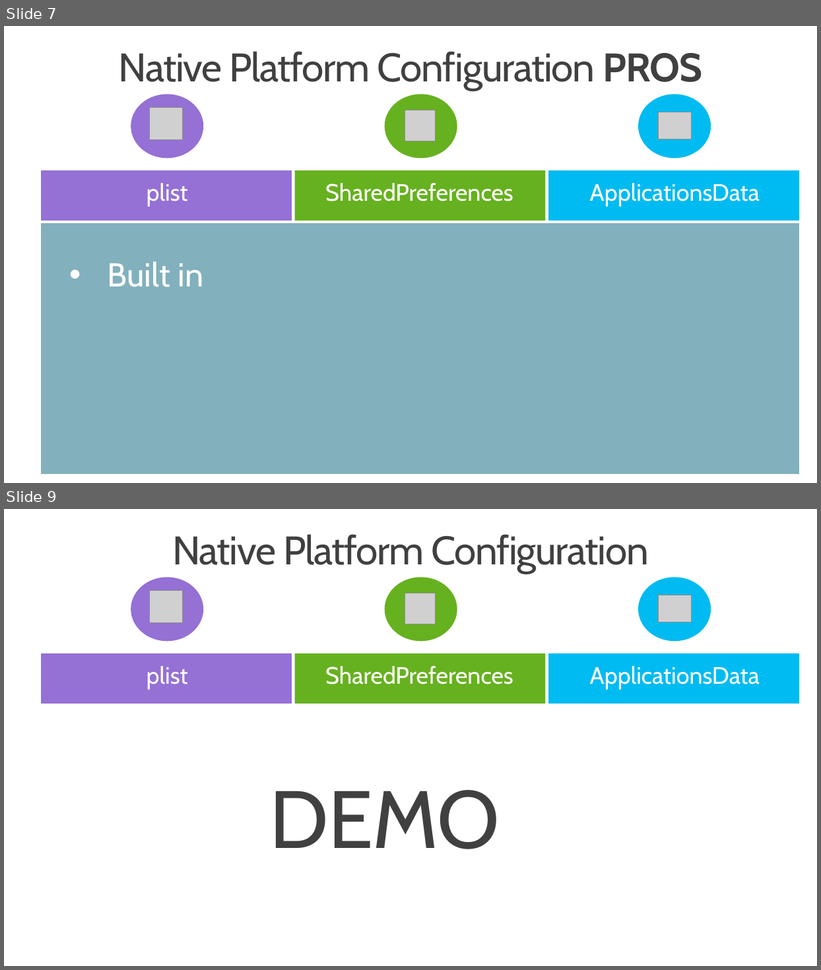
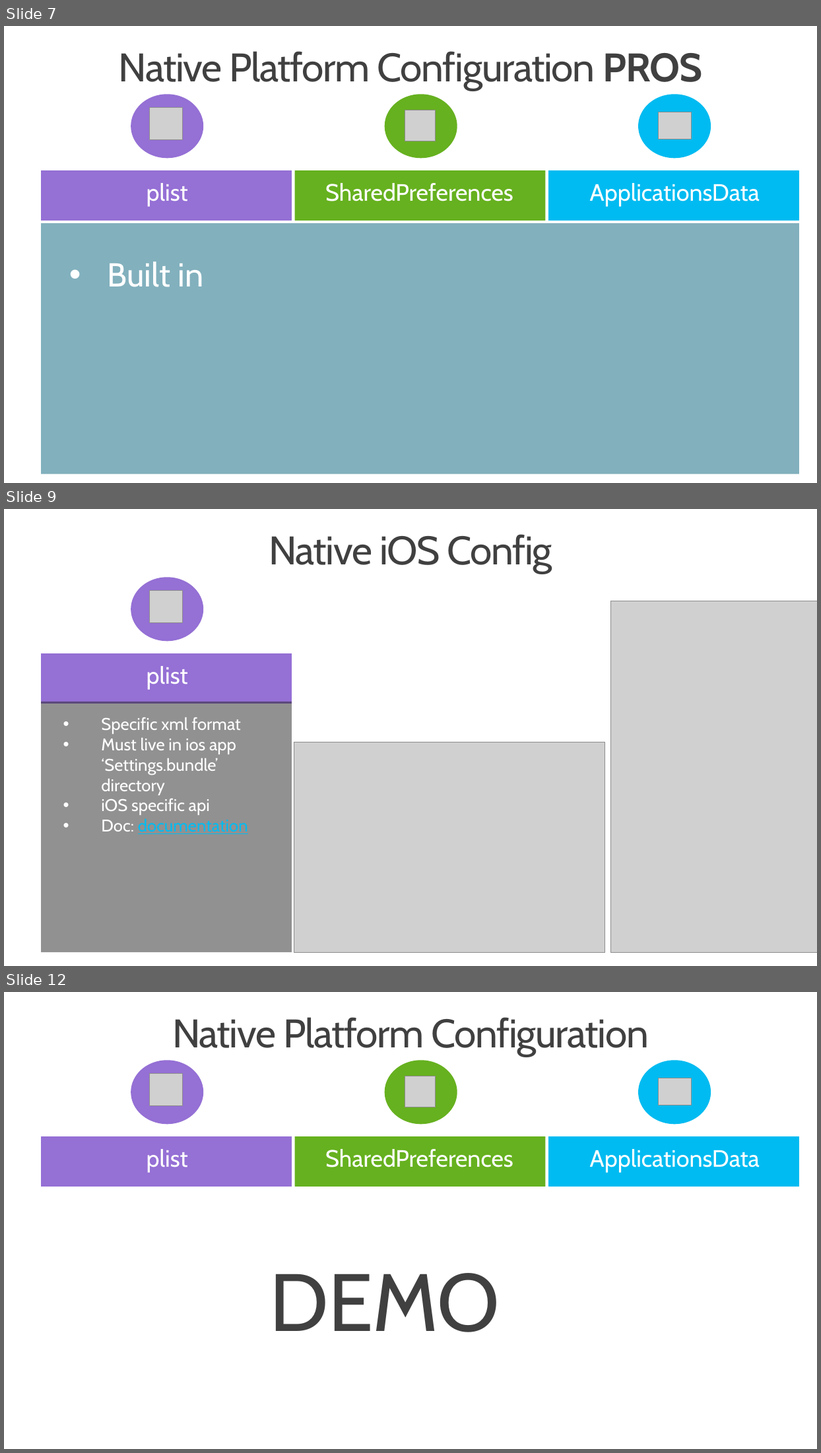
Before and after one commit to mrbrl/PCLAppConfig, a slide deck: XamarinForms_Config_Options.pptx. Shown one above the other, each under a label of ours: slides 7 and 9 before the commit, slides 7, 9 and 12 after it; the slides between them are not shown. The pictures are 821x970 and 821x1453 pixels, drawn with LibreOffice and Linux fonts; fonts in the diff are those of the drawing; grey boxes stand for pictures; background and template pictures are left out. Boxes give left, top, right and bottom in pixels: in the first picture for what was removed or moved away, otherwise in the second. Text is boxed around its words. In the diff, an @@ line names an element or a change of style, - is before the commit and + after.

Commit message:
config update

```diff
--- a/XamarinForms_Config_Options.pptx
+++ b/XamarinForms_Config_Options.pptx
@@ slide 9 added at [4, 509, 817, 966], background #FFFFFF @@
@@ title added at [269, 534, 553, 573], 47 pt, text #404040 @@
+Native iOS Config
@@ ellipse added at [131, 578, 203, 642], fill #9570D5 @@
@@ picture added at [149, 590, 182, 623] @@
@@ picture added at [611, 601, 817, 953] @@
@@ rectangle added at [41, 654, 292, 704], fill #9570D5 @@
@@ text added at [147, 666, 188, 690], 28 pt, text #FFFFFF @@
+plist
@@ rectangle added at [41, 702, 292, 953], fill #202020 at 49% opacity @@
@@ text added at [101, 718, 248, 834], 20 pt, text #FFFFFF @@
+• Specific xml format
+• Must live in ios app ‘Settings.bundle’ directory
+• iOS specific api
+• Doc: documentation
@@ picture added at [294, 743, 605, 953] @@
@@ what was slide 9 is now slide 12 @@
```
Also in this commit, not shown: 1 slide changed, 2 other slides added, 10 other files.
